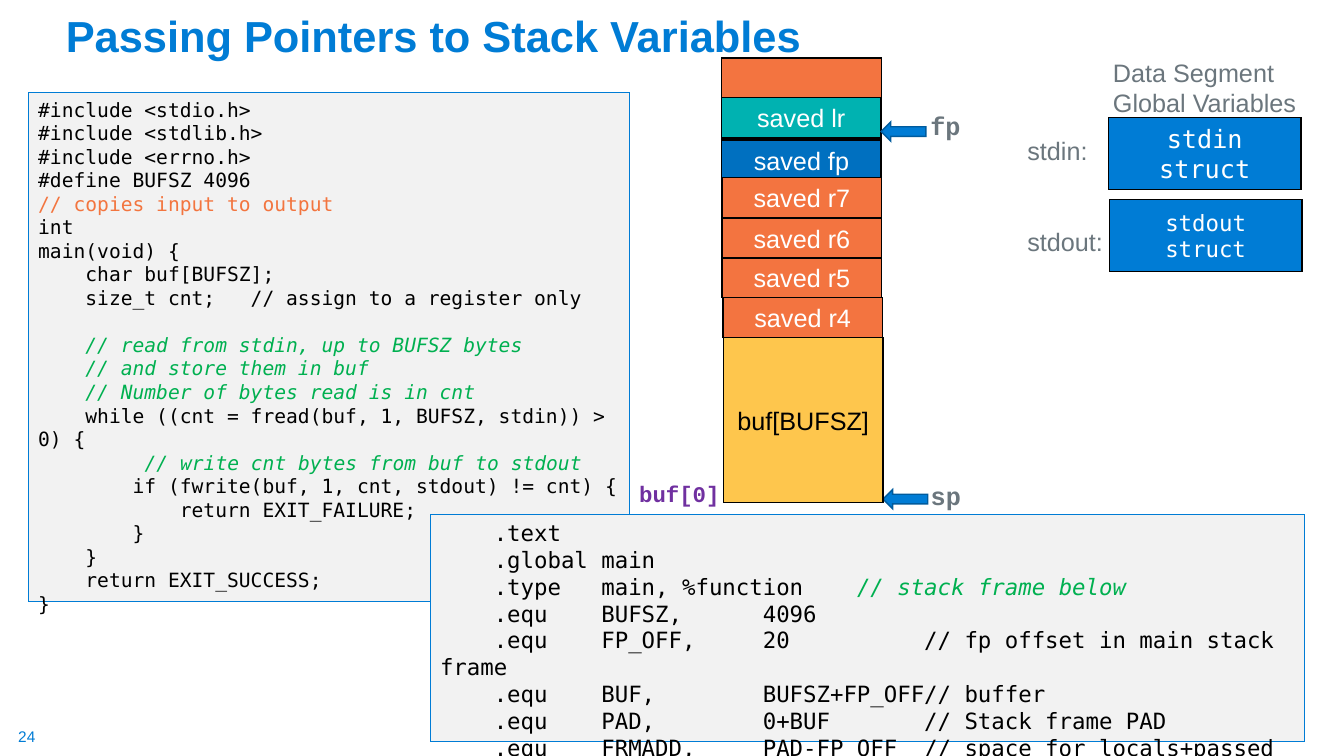
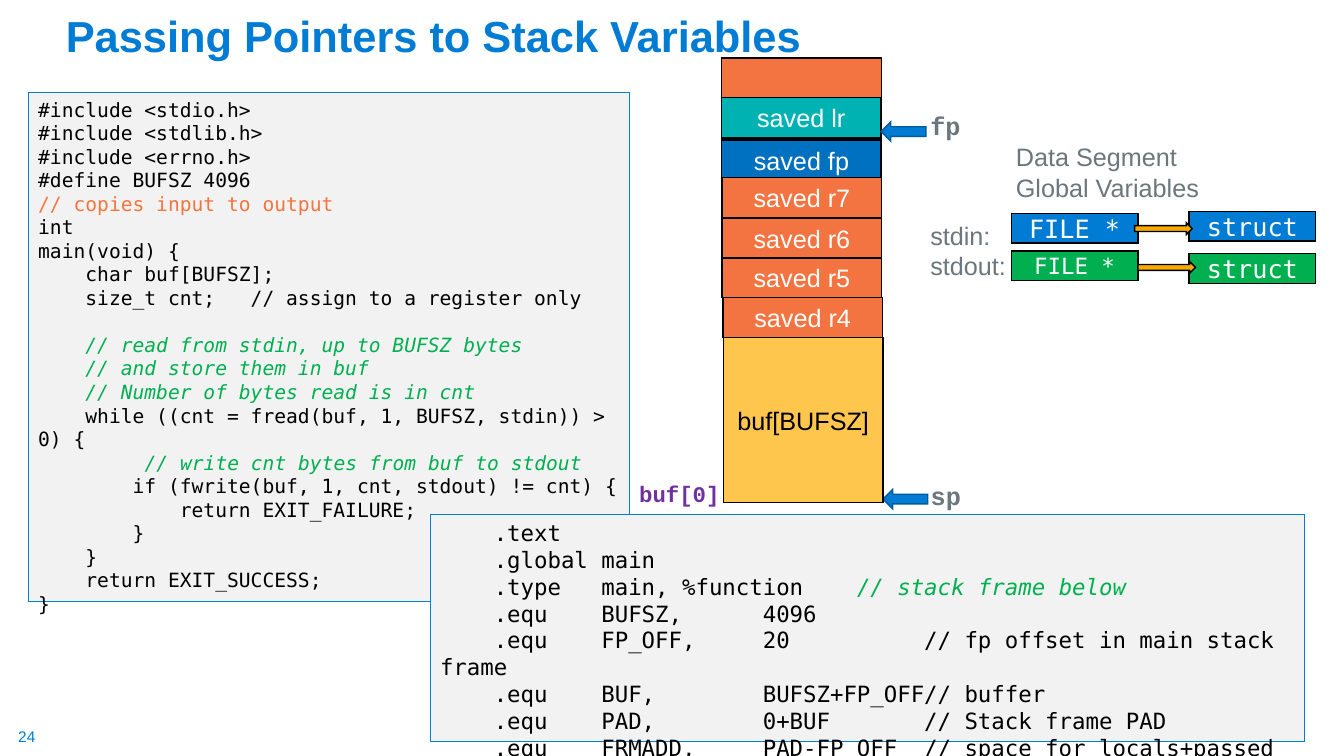
Before and after one commit to cse30-fa22/Muller_CSE30_Lecture_Slides, a slide deck: slide 24 of 10_Assm_Part5.pptx. Drawn at 1344x756 pixels with LibreOffice and Linux fonts; fonts in the diff are those of the drawing. Boxes give left, top, right and bottom in pixels: in the first picture for what was removed or moved away, otherwise in the second. Text is boxed around its words. In the diff, an @@ line names an element or a change of style, - is before the commit and + after.

```diff
--- a/10_Assm_Part5.pptx
+++ b/10_Assm_Part5.pptx
@@ text "Data Segment" rewrapped from box(1113, 64, 1296, 118) to box(1016, 148, 1199, 197) @@
@@ text "stdin:" rewrapped from box(1027, 142, 1103, 251) to box(930, 227, 1006, 275) @@
@@ rectangle added at box(1011, 214, 1138, 243), fill #007CD5, outline #000000 1 pt, 18 pt, text #FFFFFF @@
+FILE *
@@ right arrow added at box(1135, 223, 1193, 235), fill #F7A901, outline #000000 1 pt @@
@@ rectangle "struct": place and size @@
-rectangle "struct" at box(1109, 200, 1302, 272)
+rectangle "struct" at box(1190, 212, 1317, 241)
@@ text in rectangle at box(1207, 218, 1298, 242): text changed; size 16 to 18 pt @@
-stdout struct
+struct
@@ rectangle added at box(1011, 251, 1138, 280), fill #00B050, outline #000000 1 pt, 16 pt, text #FFFFFF @@
+FILE *
@@ right arrow added at box(1138, 262, 1196, 274), fill #F7A901, outline #000000 1 pt @@
@@ rectangle "struct": place and size @@
-rectangle "struct" at box(1109, 117, 1302, 190)
+rectangle "struct" at box(1190, 254, 1317, 283)
@@ rectangle "struct" at box(1190, 254, 1317, 283): fill #007CD5 to #00B050 @@
@@ text in rectangle at box(1207, 260, 1298, 284): text changed @@
-stdin struct
+struct
```
Also in this commit, not shown: 4 other slides changed, 1 other file.
